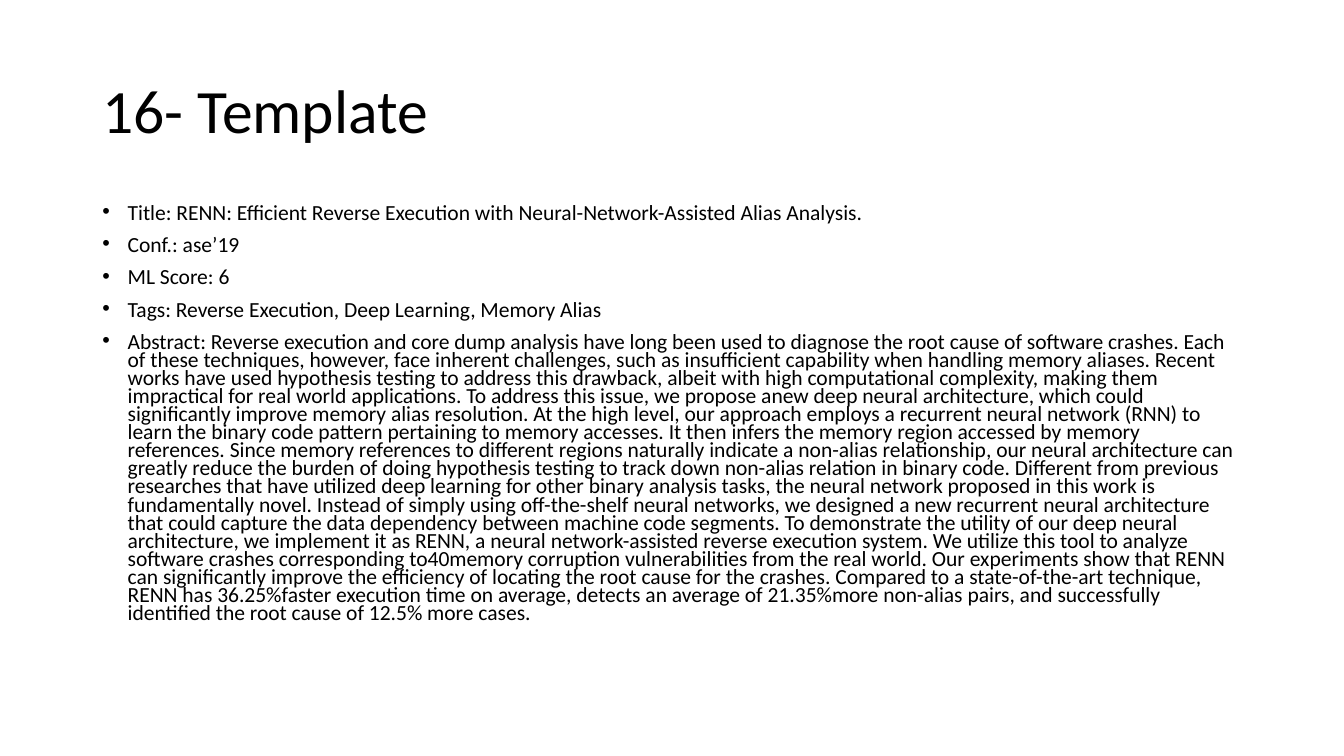
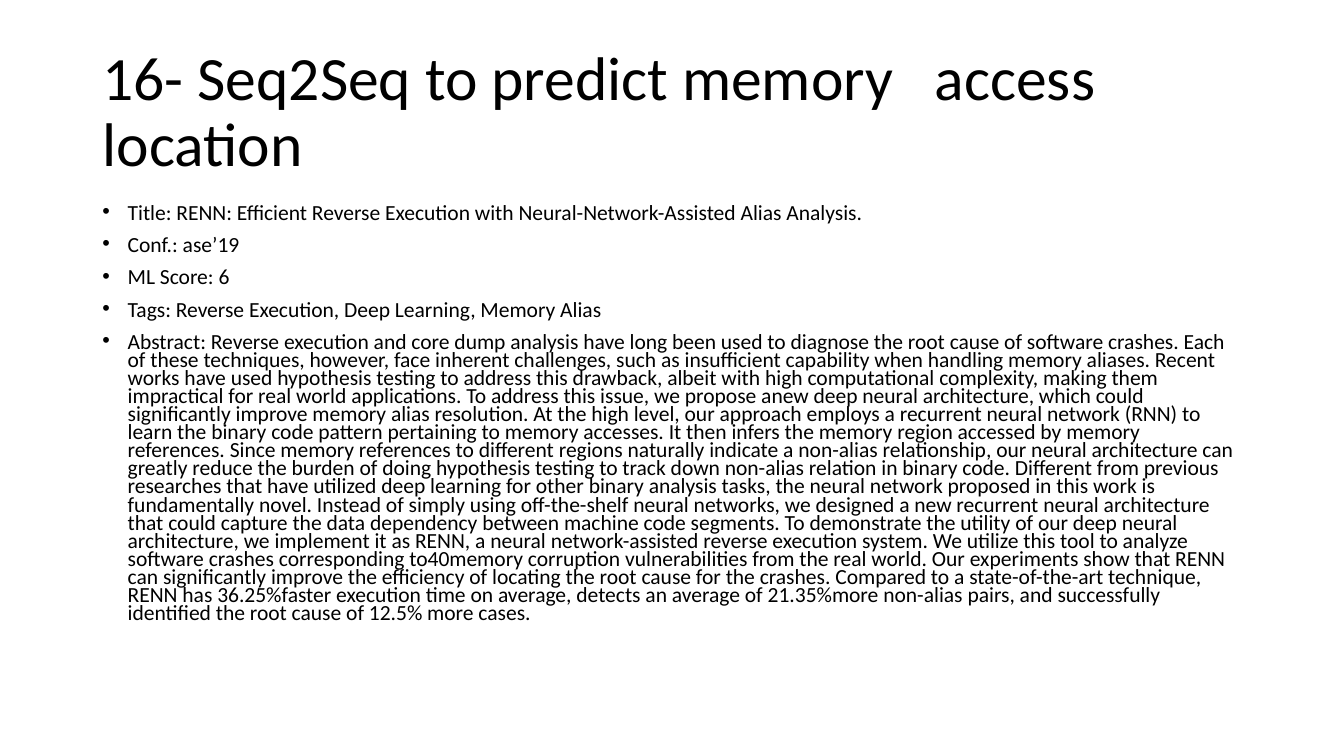
Before and after one commit to AhmadM-DL/SEML, a slide deck: slide 39 of SEML.pptx. Drawn at 1344x756 pixels with LibreOffice and Linux fonts; fonts in the diff are those of the drawing. Boxes give left, top, right and bottom in pixels: in the first picture for what was removed or moved away, otherwise in the second. Text is boxed around its words. In the diff, an @@ line names an element or a change of style, - is before the commit and + after.

Commit message:
16

```diff
--- a/SEML.pptx
+++ b/SEML.pptx
@@ title at bbox=[102, 57, 1095, 167]: text changed @@
-16- Template
+16- Seq2Seq to predict memory access location
```
Also in this commit, not shown: 20 slides added.
